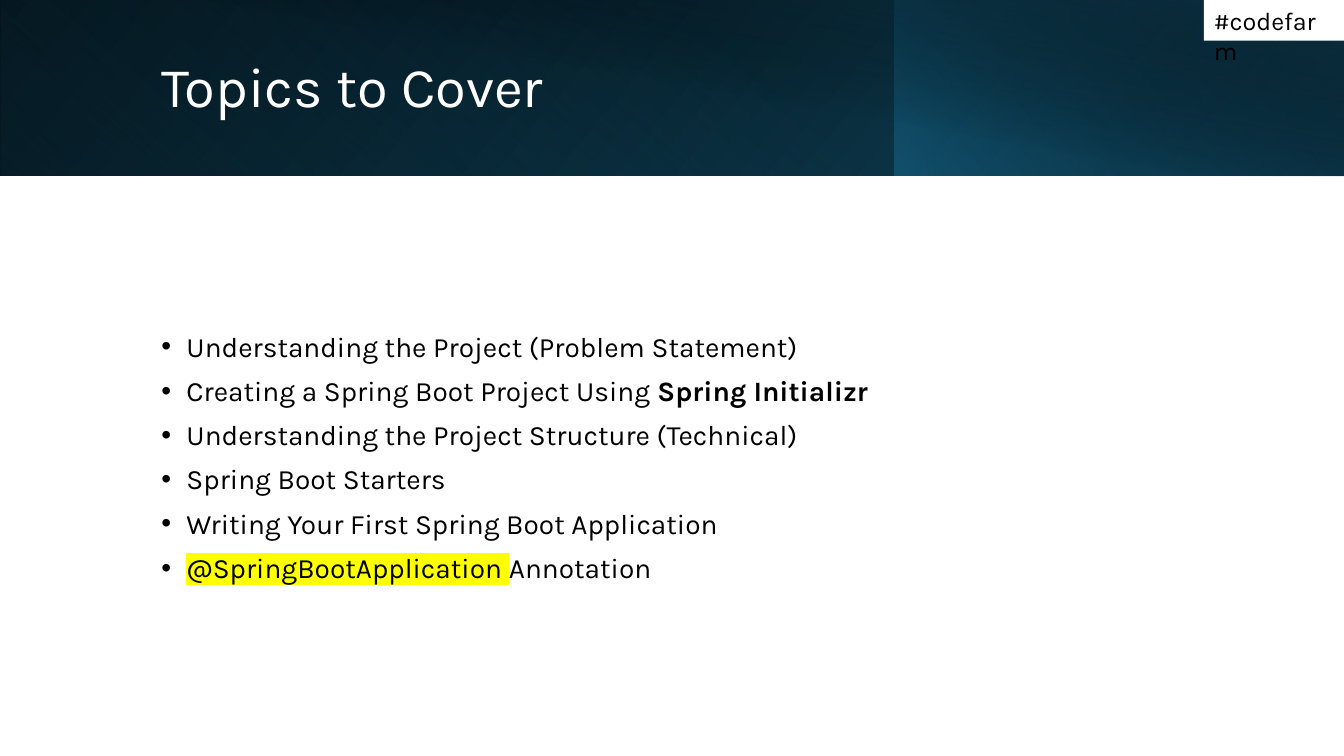
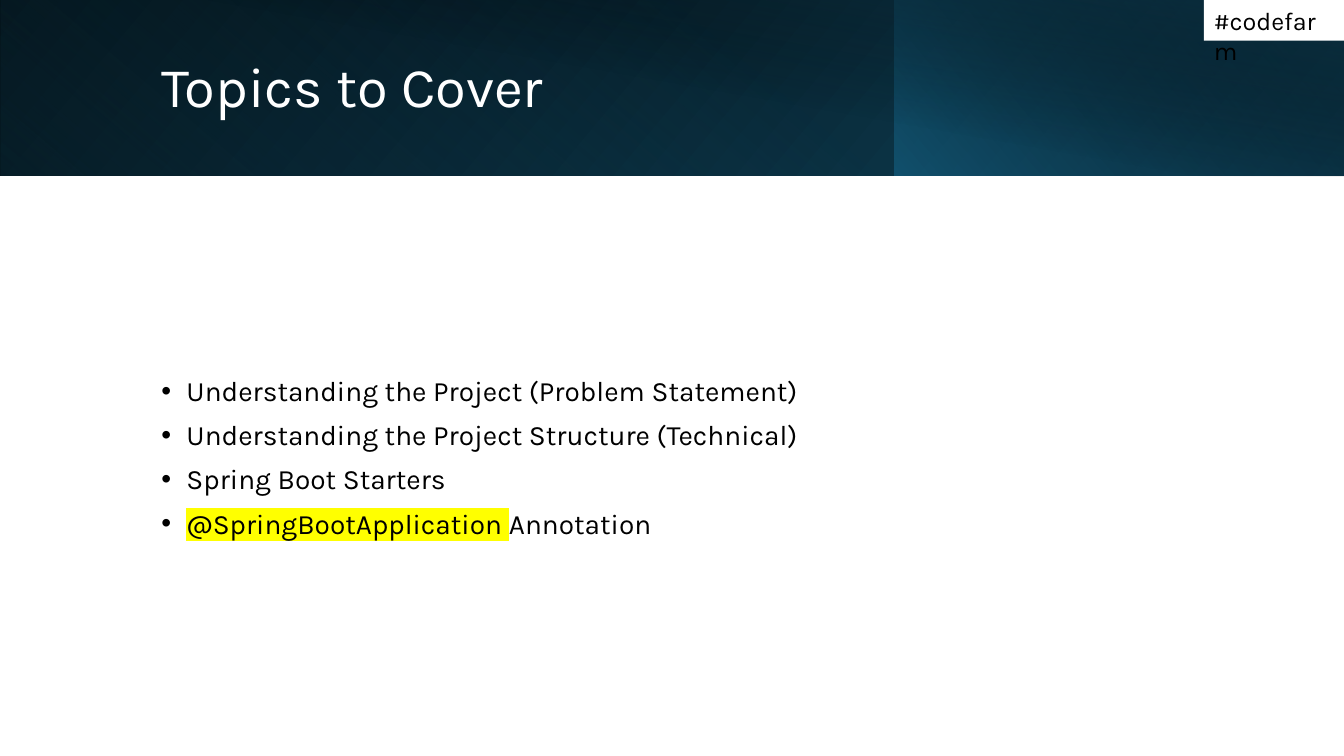
Before and after one commit to codefarm0/spring-boot-beginners, a slide deck: slide 15 of Spring boot Beginners.pptx (slide 8 before the commit). Drawn at 1344x756 pixels with LibreOffice and Linux fonts; fonts in the diff are those of the drawing. Boxes give left, top, right and bottom in pixels: in the first picture for what was removed or moved away, otherwise in the second. Text is boxed around its words. In the diff, an @@ line names an element or a change of style, - is before the commit and + after.

```diff
--- a/Spring boot Beginners.pptx
+++ b/Spring boot Beginners.pptx
@@ text at [186,381,868,408]: paragraph removed @@
-• Creating a Spring Boot Project Using Spring Initializr
@@ text at [186,514,717,541]: paragraph removed @@
-• Writing Your First Spring Boot Application
```
Also in this commit, not shown: 3 other slides changed, 7 slides added.
